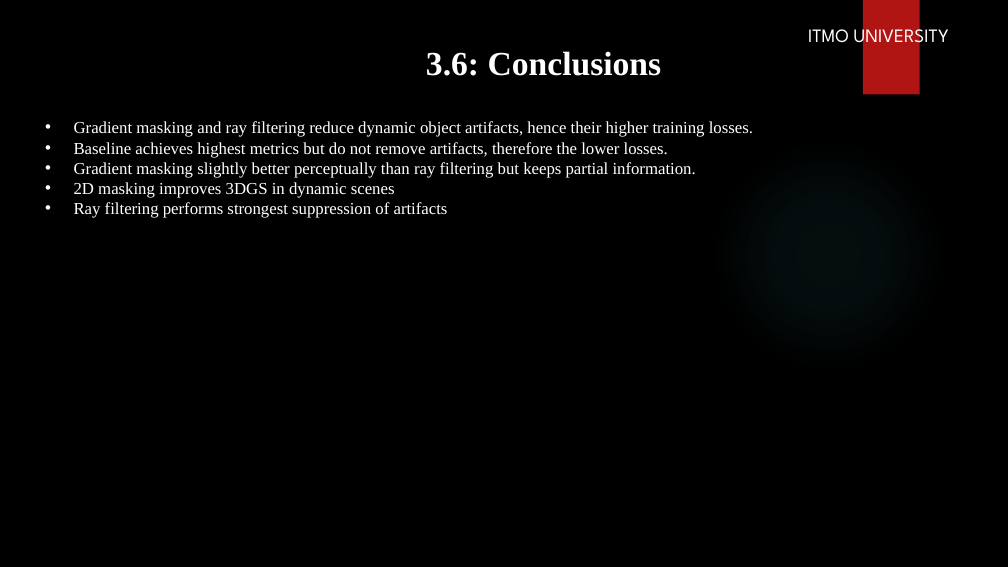
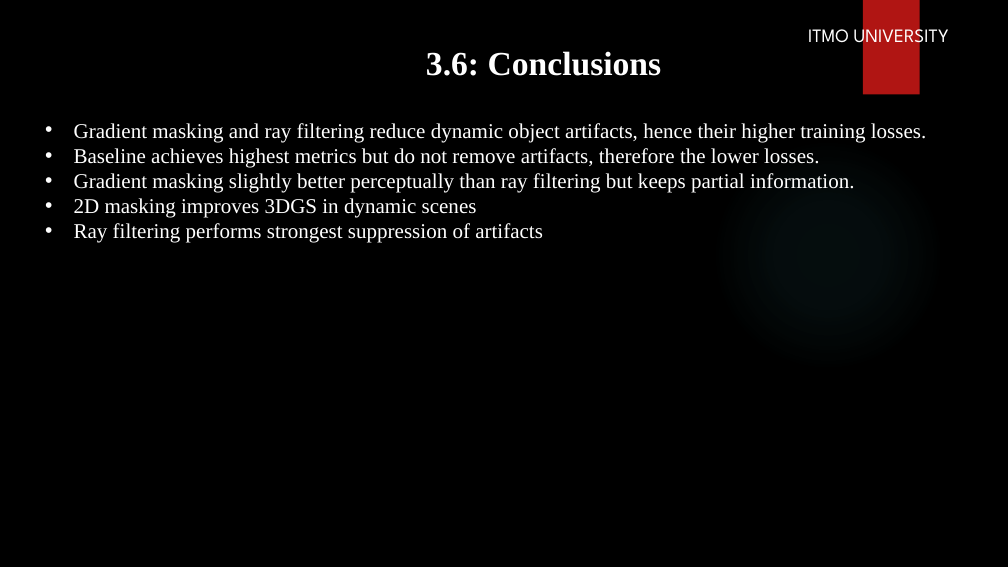
Before and after one commit to PrinssAlex/3dgs-dynamic-masking-47, a slide deck: slide 14 of 3D Gaussian Splatting via Masking Dynamic Objects.pptx. Drawn at 1008x567 pixels with LibreOffice and Linux fonts; fonts in the diff are those of the drawing; background and template pictures are left out. Boxes give left, top, right and bottom in pixels: in the first picture for what was removed or moved away, otherwise in the second. Text is boxed around its words. In the diff, an @@ line names an element or a change of style, - is before the commit and + after.

```diff
--- a/3D Gaussian Splatting via Masking Dynamic Objects.pptx
+++ b/3D Gaussian Splatting via Masking Dynamic Objects.pptx
@@ text "Gradient masking and ray filtering ..." at [74, 123, 926, 243]: size 16 to 20 pt @@
```
Also in this commit, not shown: 4 other slides changed.
